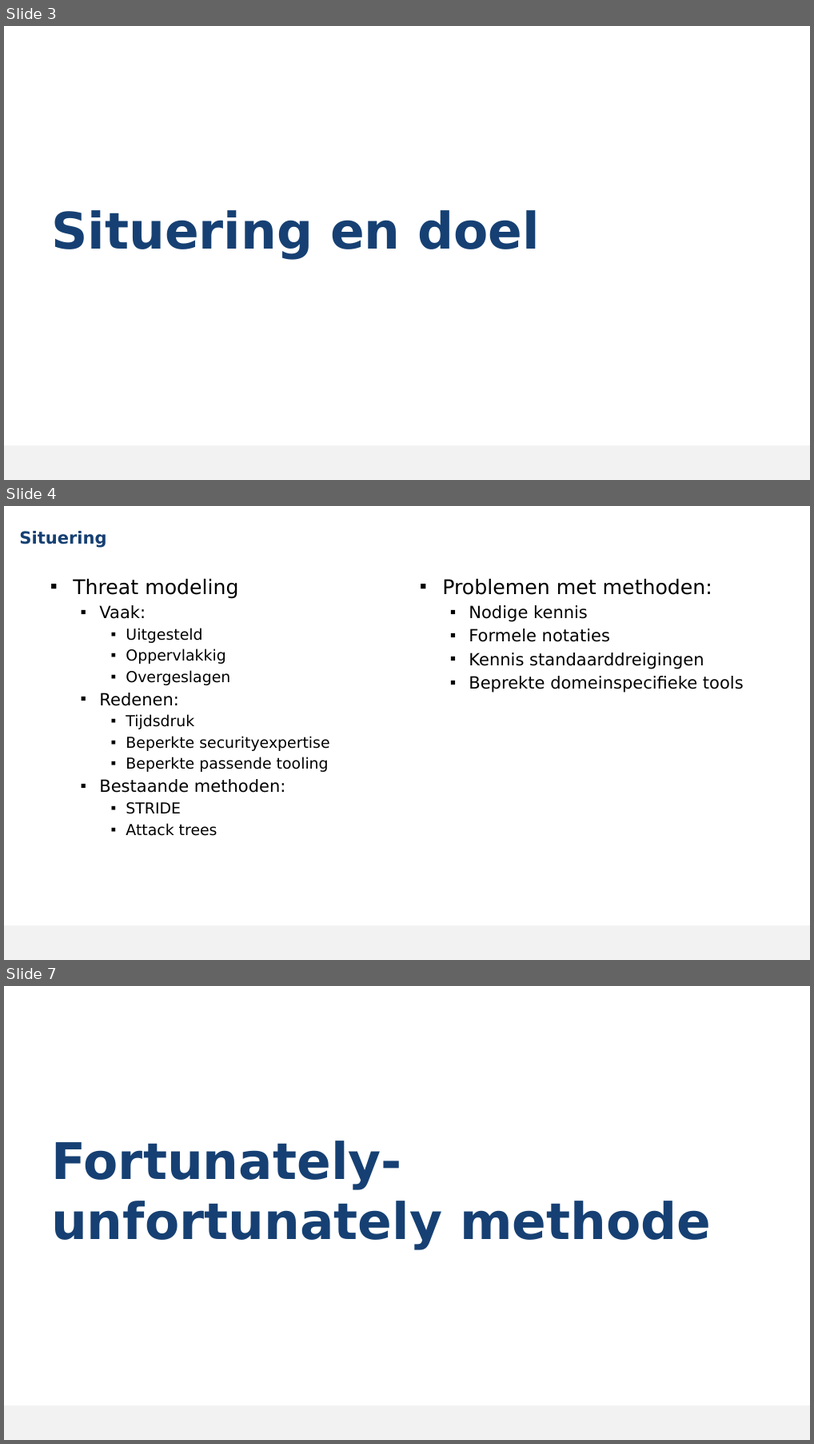
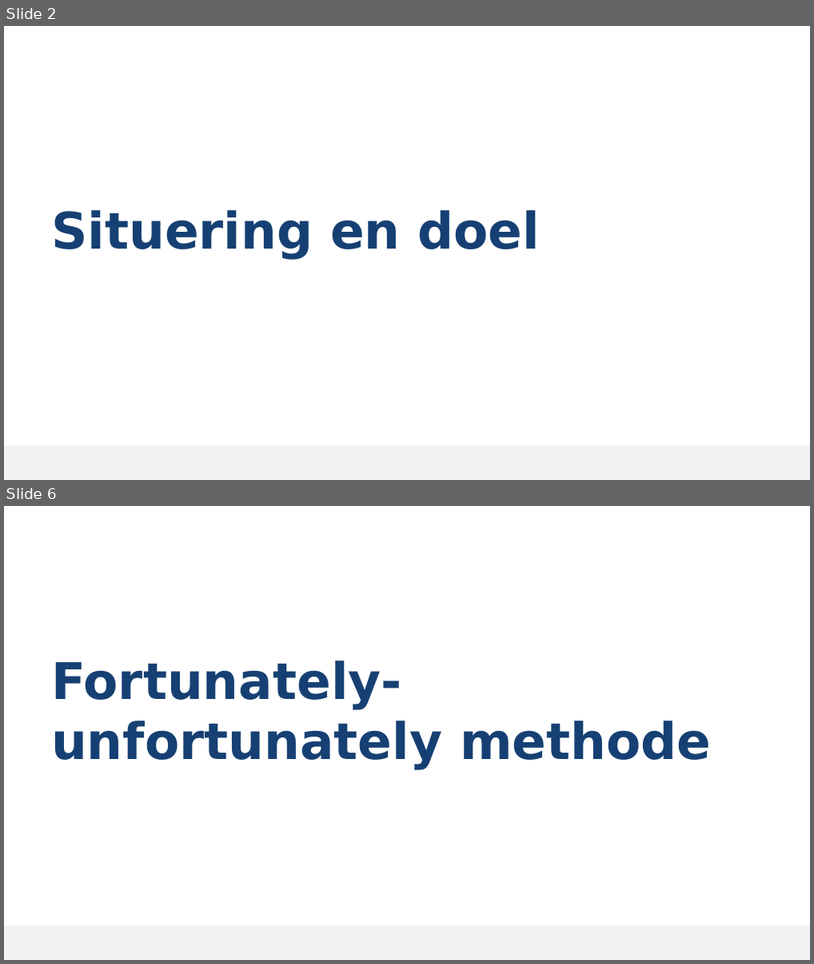
Before and after one commit to MikaG-1952764/masterproef, a slide deck: MP2526_Verdediging.pptx. Shown one above the other, each under a label of ours: slides 3, 4 and 7 before the commit, slides 2 and 6 after it; the slides between them are not shown. The pictures are 814x1444 and 814x964 pixels, drawn with LibreOffice and Linux fonts; fonts in the diff are those of the drawing; background and template pictures are left out. Boxes give left, top, right and bottom in pixels: in the first picture for what was removed or moved away, otherwise in the second. Text is boxed around its words. In the diff, an @@ line names an element or a change of style, - is before the commit and + after.

```diff
--- a/MP2526_Verdediging.pptx
+++ b/MP2526_Verdediging.pptx
@@ slide 4 removed at (x1=4, y1=506, x2=810, y2=960), background #FFFFFF; not listed: 1 template element that a slide beside it also shows @@
@@ title removed at (x1=19, y1=531, x2=106, y2=548) @@
-Situering
@@ text removed at (x1=73, y1=579, x2=330, y2=836) @@
-▪ Threat modeling
-  ▪ Vaak:
-    ▪ Uitgesteld
-    ▪ Oppervlakkig
-    ▪ Overgeslagen
-  ▪ Redenen:
-    ▪ Tijdsdruk
-    ▪ Beperkte securityexpertise
-    ▪ Beperkte passende tooling
-  ▪ Bestaande methoden:
-    ▪ STRIDE
-    ▪ Attack trees
@@ text removed at (x1=442, y1=579, x2=744, y2=692) @@
-▪ Problemen met methoden:
-  ▪ Nodige kennis
-  ▪ Formele notaties
-  ▪ Kennis standaarddreigingen
-  ▪ Beprekte domeinspecifieke tools
@@ what was slide 3 is now slide 2 @@
@@ what was slide 7 is now slide 6 @@
```
Also in this commit, not shown: 13 slides changed, 6 slides added, 15 other slides removed, 1 other file.
